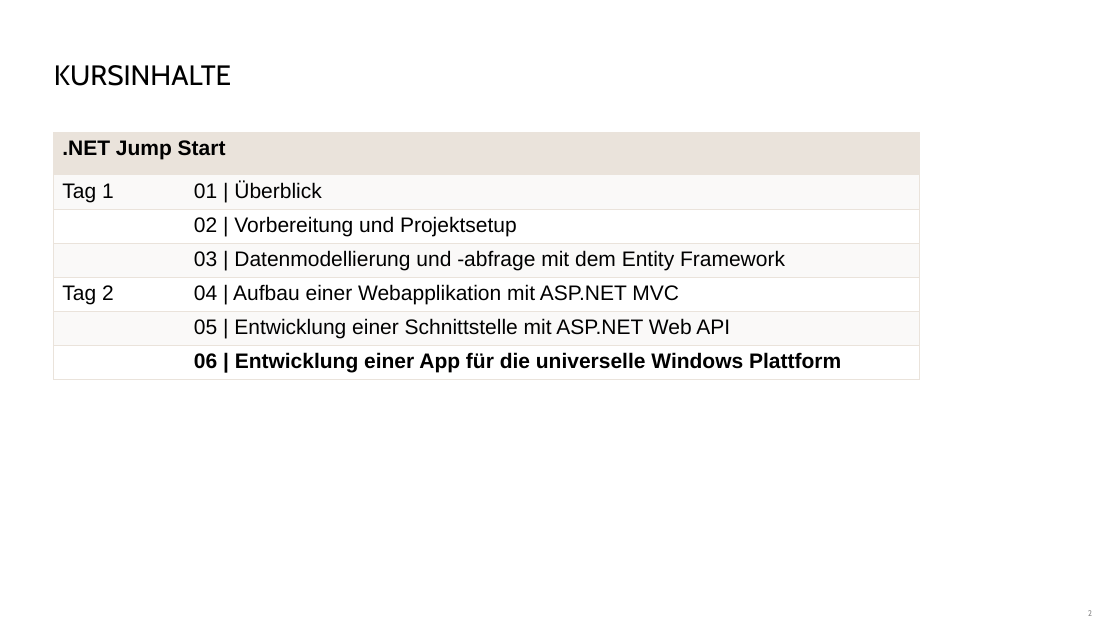
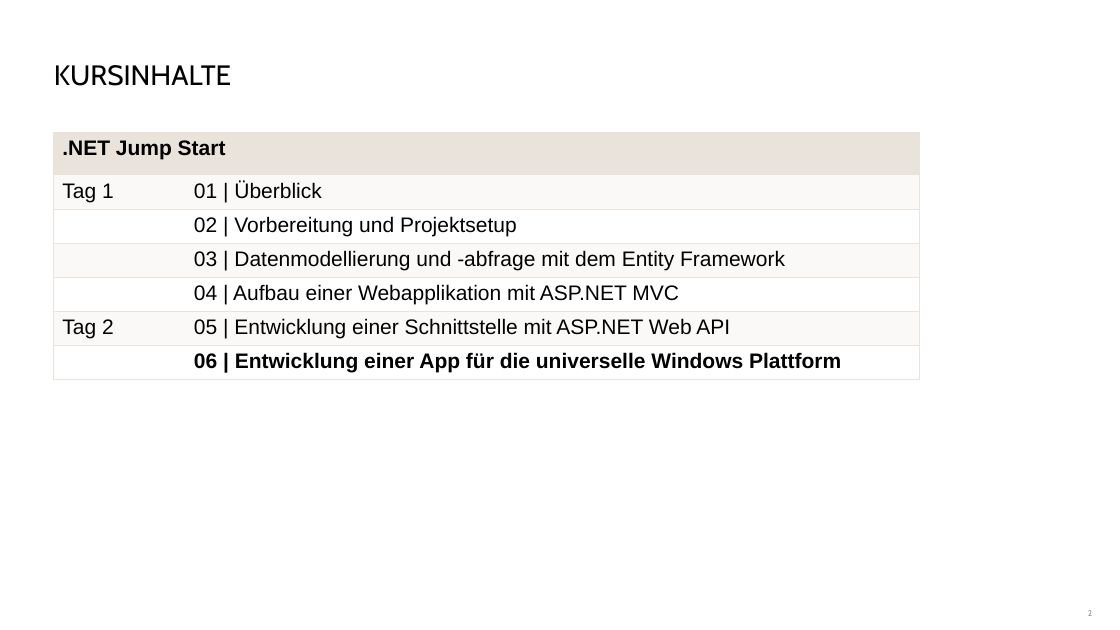
Before and after one commit to danielbeckmann/DotNETJumpStart, a slide deck: slide 2 of 06. Universal Windows Platform/Entwicklung einer App für die universelle Windows Plattform.pptx. Drawn at 1120x630 pixels with LibreOffice and Linux fonts; fonts in the diff are those of the drawing; background and template pictures are left out. Boxes give left, top, right and bottom in pixels: in the first picture for what was removed or moved away, otherwise in the second. Text is boxed around its words. In the diff, an @@ line names an element or a change of style, - is before the commit and + after.

```diff
--- a/06. Universal Windows Platform/Entwicklung einer App für die universelle Windows Plattform.pptx
+++ b/06. Universal Windows Platform/Entwicklung einer App für die universelle Windows Plattform.pptx
@@ table at <box>54,133,920,385</box> @@
-row 5, column 1: Tag 2
+row 5, column 1: 
-row 6, column 1: 
+row 6, column 1: Tag 2
```
Also in this commit, not shown: 5 other slides changed, 3 slides added, 4 other files.
